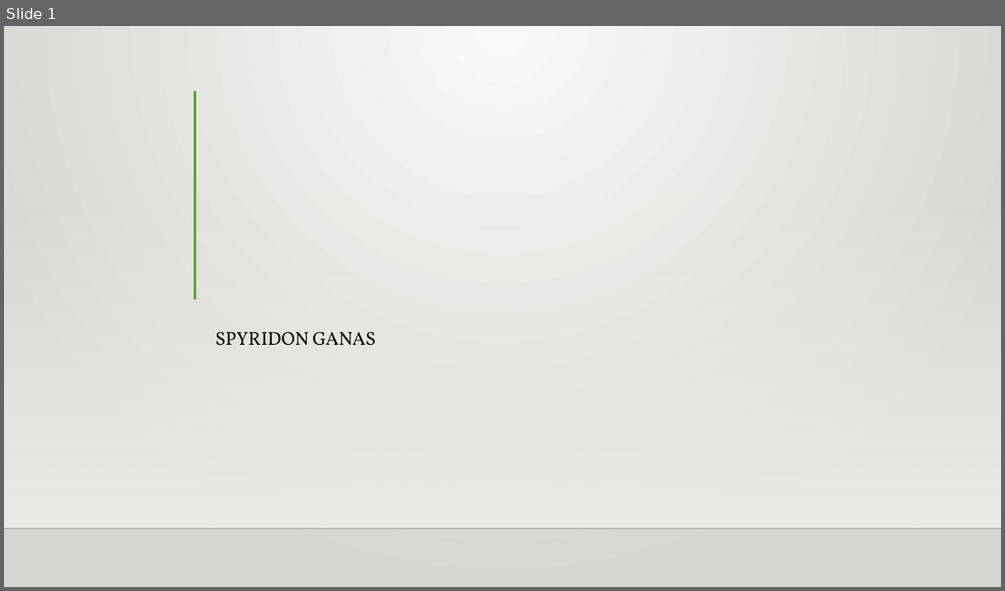
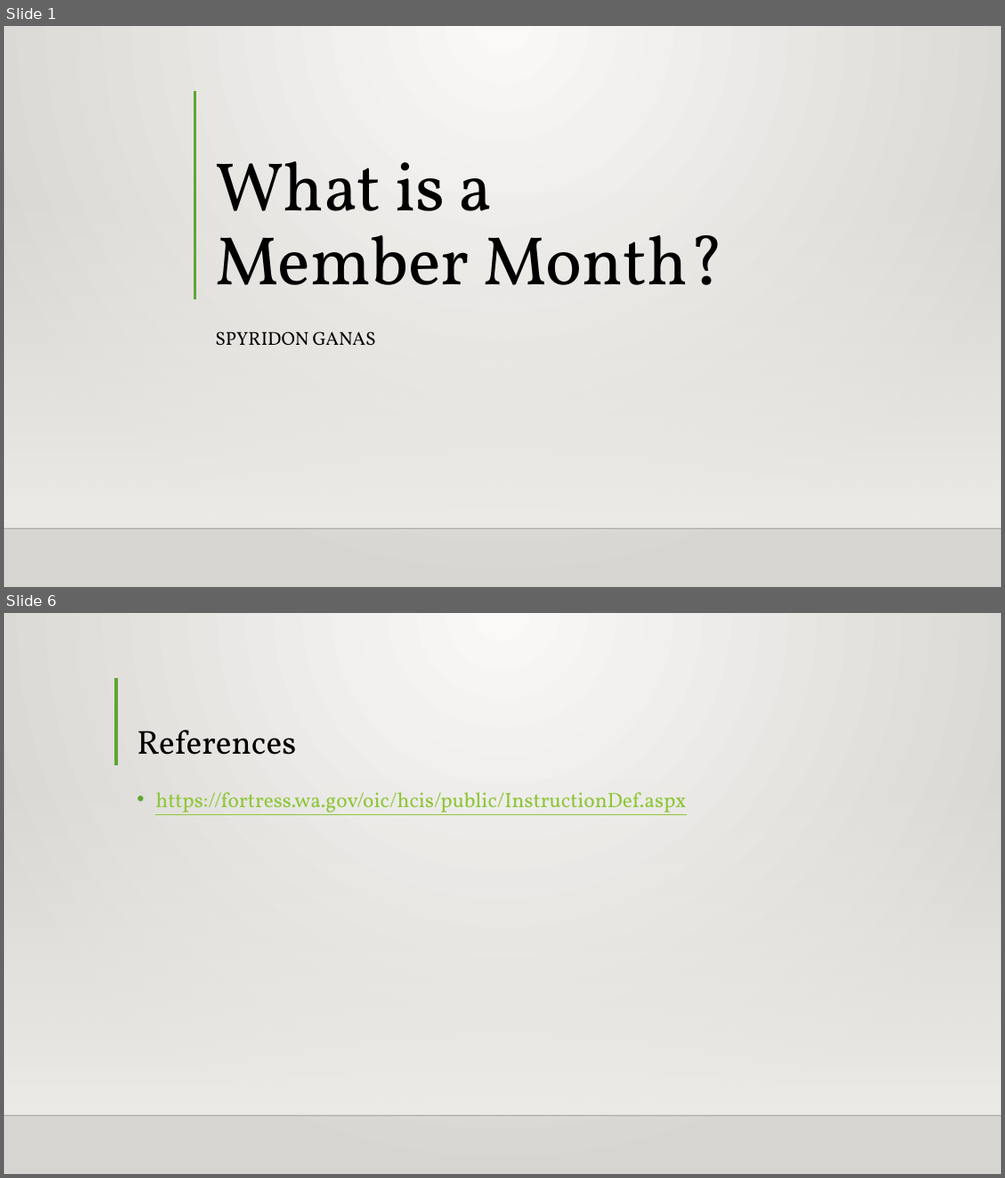
Before and after one commit to Intro-to-APCD/Intro-to-APCD.github.io, a slide deck: PowerPoints/Phase 4 - Insurance Terminology/023 What is a Member Month.pptx. Shown one above the other, each under a label of ours: slide 1 before the commit, slides 1 and 6 after it; the slides between them are not shown. The pictures are 1005x591 and 1005x1178 pixels, drawn with LibreOffice and Linux fonts; fonts in the diff are those of the drawing; background and template pictures are left out. Boxes give left, top, right and bottom in pixels: in the first picture for what was removed or moved away, otherwise in the second. Text is boxed around its words. In the diff, an @@ line names an element or a change of style, - is before the commit and + after.

Commit message:
worked on actuarial value and member months powerpoints

```diff
--- a/PowerPoints/Phase 4 - Insurance Terminology/023 What is a Member Month.pptx
+++ b/PowerPoints/Phase 4 - Insurance Terminology/023 What is a Member Month.pptx
@@ slide 6 added at <box>4,613,1001,1174</box>, background gradient #FAFAF9 to #D7D5D2; not listed: 2 template elements that a slide beside it also shows @@
@@ line added from (116, 678) to (116, 765), #5FA534 3 pt @@
@@ title added at <box>137,730,296,755</box>, 32 pt, text #000000 @@
+References
@@ text added at <box>155,792,686,815</box>, 20 pt, text #8FC639, underline @@
+• https://fortress.wa.gov/oic/hcis/public/InstructionDef.aspx
@@ slide 1 changed as well @@
@@ title added at <box>215,161,724,285</box>, 66 pt, text #000000 @@
+What is a
+Member Month?
```
Also in this commit, not shown: 4 other slides added, 1 slide removed, 5 other files.
